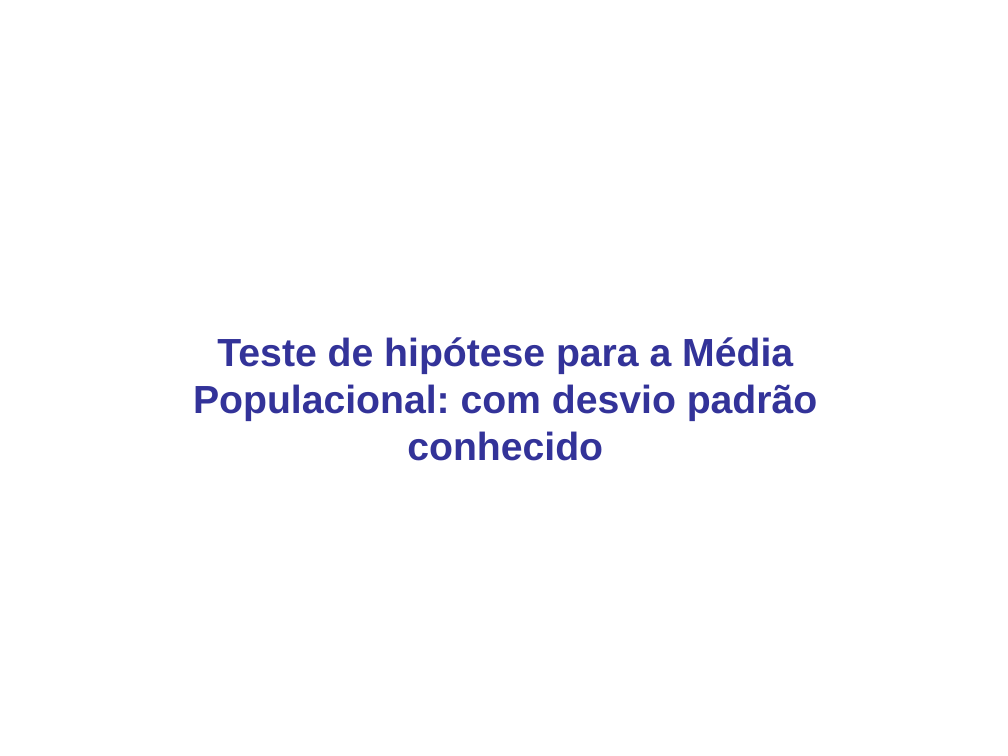
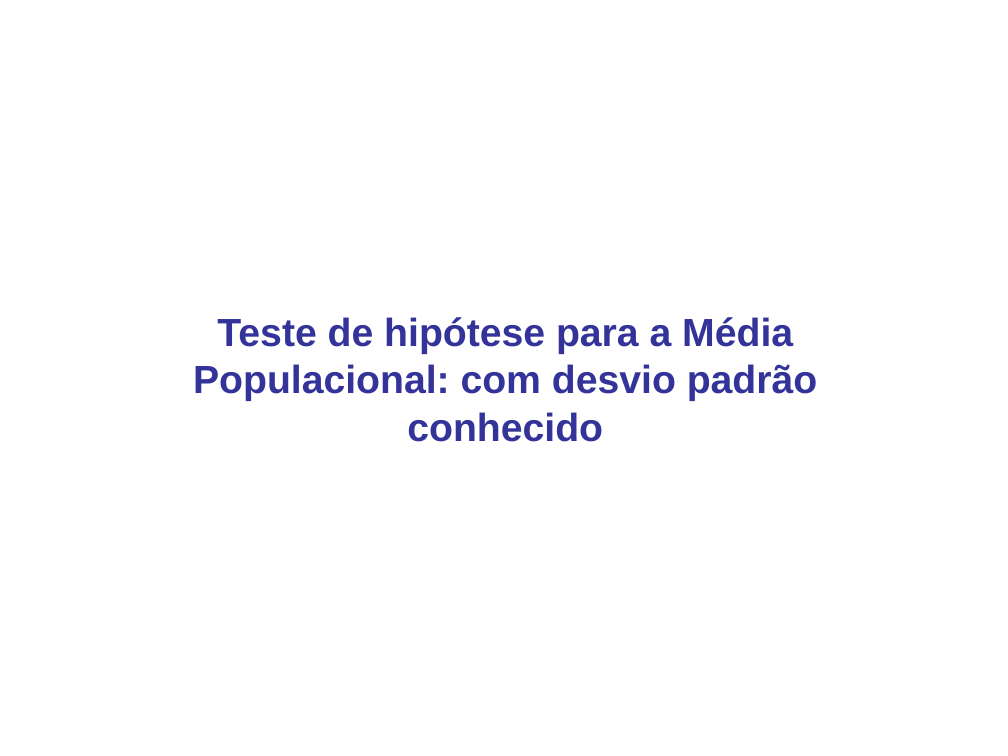
Before and after one commit to lansaviniec/estatistica, a slide deck: slide 8 of 8 teste_de_hipotese.ppt. Drawn at 1008x756 pixels with LibreOffice and Linux fonts; fonts in the diff are those of the drawing. Boxes give left, top, right and bottom in pixels: in the first picture for what was removed or moved away, otherwise in the second. Text is boxed around its words. In the diff, an @@ line names an element or a change of style, - is before the commit and + after.

```diff
--- a/8 teste_de_hipotese.ppt
+++ b/8 teste_de_hipotese.ppt
@@ text "Teste de hipótese para a ...": place and size @@
-text "Teste de hipótese para a ..." at [193,337,818,461]
+text "Teste de hipótese para a ..." at [193,317,818,442]
```
Also in this commit, not shown: 7 other slides changed, 12 slides added, 1 slide removed, 1 other file.
